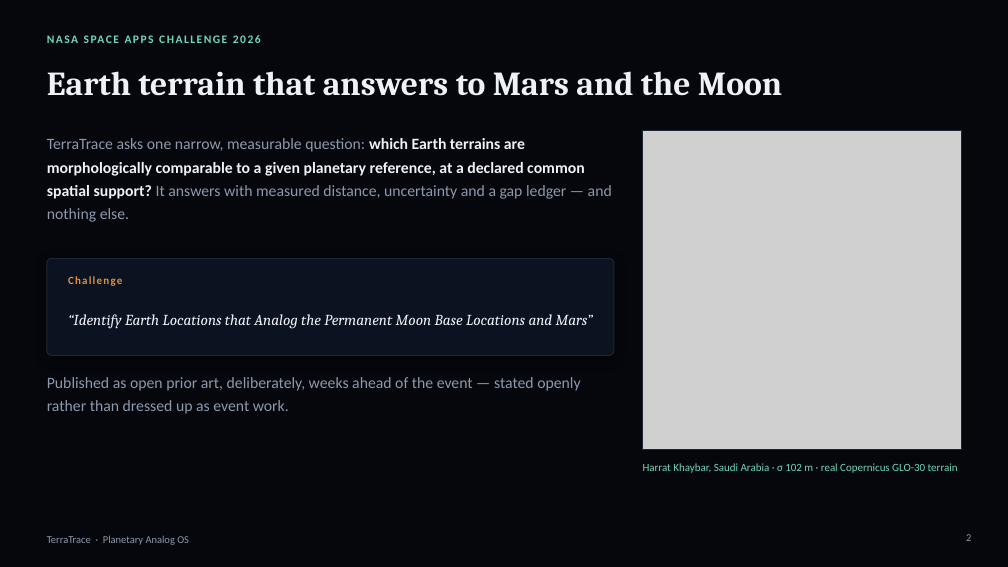
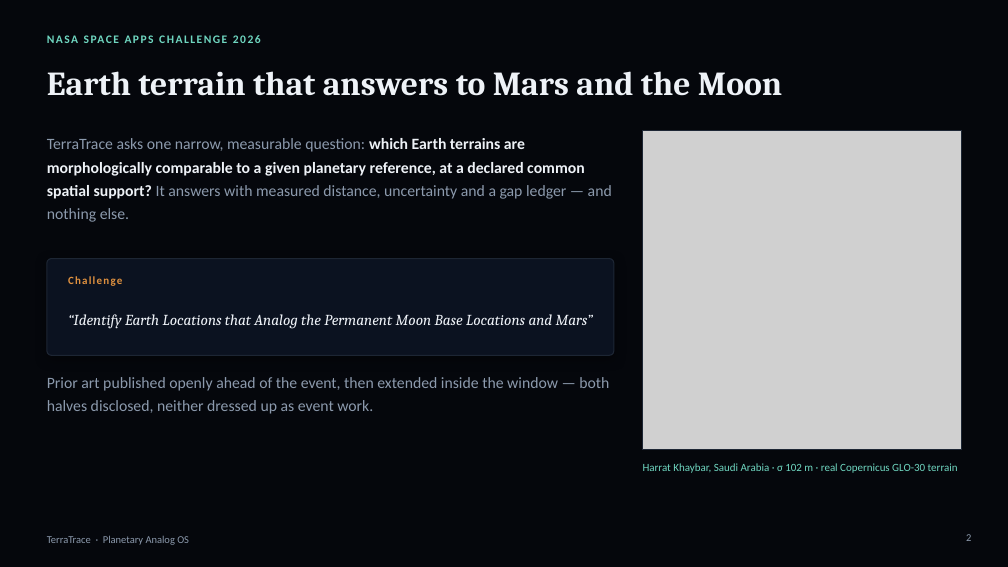
Before and after one commit to pal-123456789/terratrace, a slide deck: slide 2 of TerraTrace-deck.pptx. Drawn at 1008x567 pixels with LibreOffice and Linux fonts; fonts in the diff are those of the drawing; grey boxes stand for pictures. Boxes give left, top, right and bottom in pixels: in the first picture for what was removed or moved away, otherwise in the second. Text is boxed around its words. In the diff, an @@ line names an element or a change of style, - is before the commit and + after.

```diff
--- a/TerraTrace-deck.pptx
+++ b/TerraTrace-deck.pptx
@@ text at (x1=47, y1=377, x2=609, y2=414): text changed @@
-Published as open prior art, deliberately, weeks ahead of the event — stated openly rather than dressed up as event work.
+Prior art published openly ahead of the event, then extended inside the window — both halves disclosed, neither dressed up as event work.
```
Also in this commit, not shown: 1 other slide changed, 6 other files.
